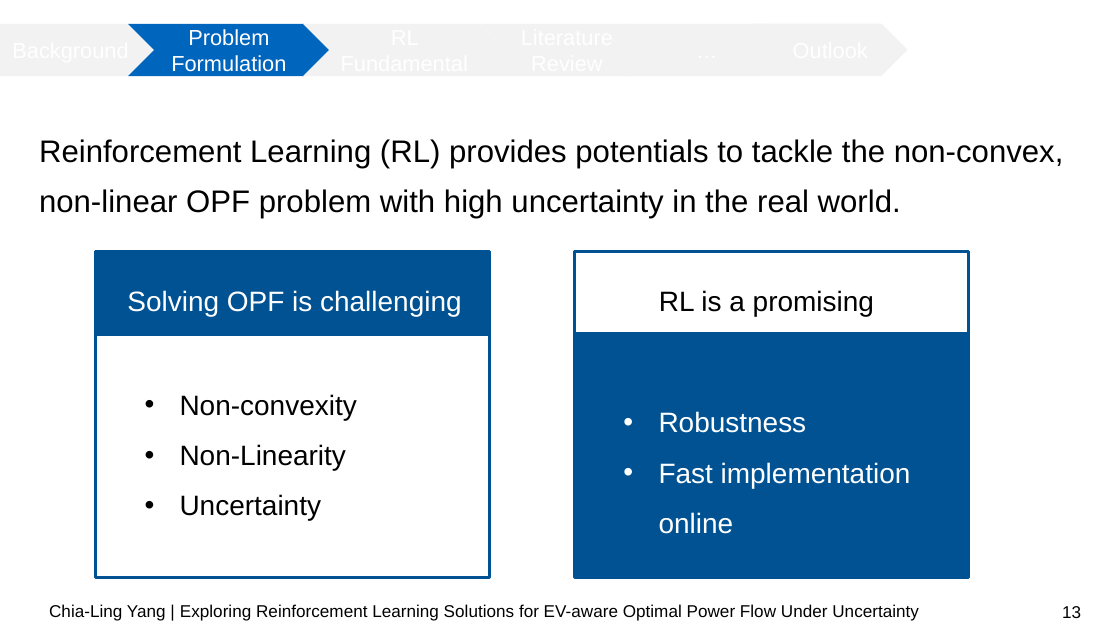
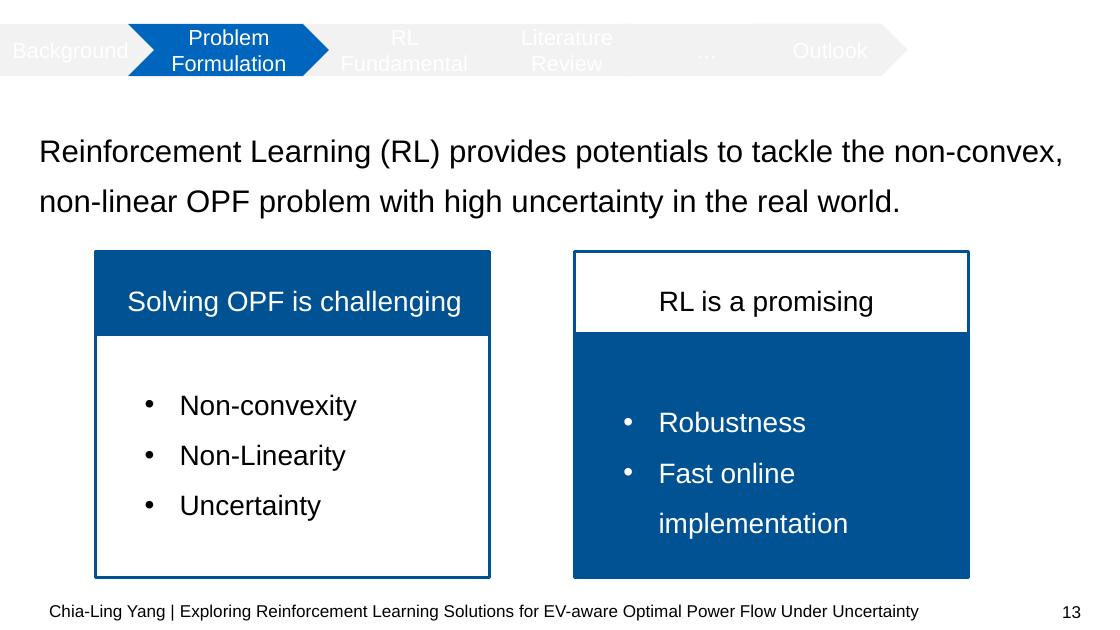
Before and after one commit to chialingyang7718/RL_OPF_EVaware, a slide deck: slide 13 of Mid-term Presentation.pptx. Drawn at 1120x630 pixels with LibreOffice and Linux fonts; fonts in the diff are those of the drawing; background and template pictures are left out. Boxes give left, top, right and bottom in pixels: in the first picture for what was removed or moved away, otherwise in the second. Text is boxed around its words. In the diff, an @@ line names an element or a change of style, - is before the commit and + after.

```diff
--- a/Mid-term Presentation.pptx
+++ b/Mid-term Presentation.pptx
@@ text at <box>659,462,849,538</box>: text changed @@
-• Fast implementation online
+• Fast online implementation
```
Also in this commit, not shown: 8 other slides changed.
